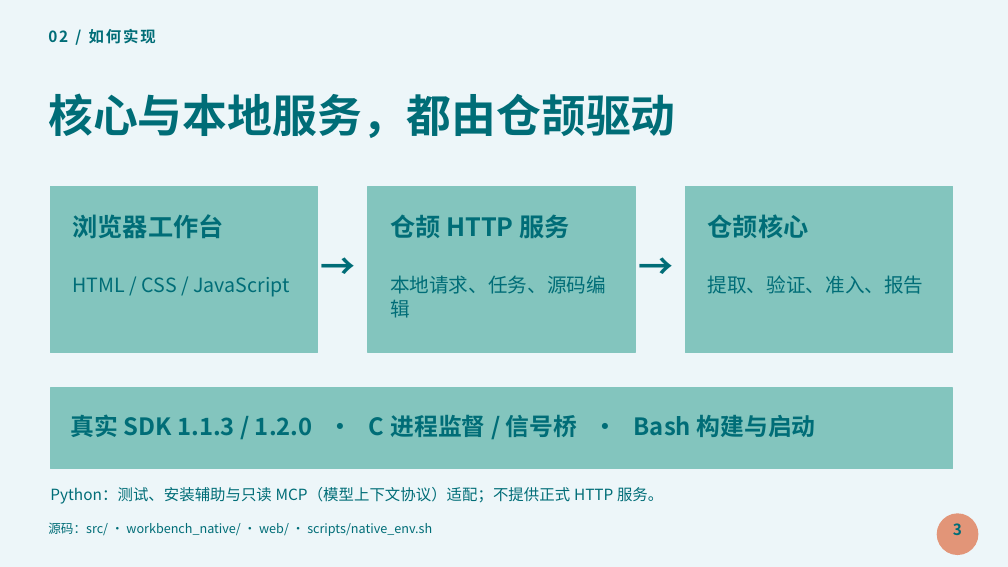
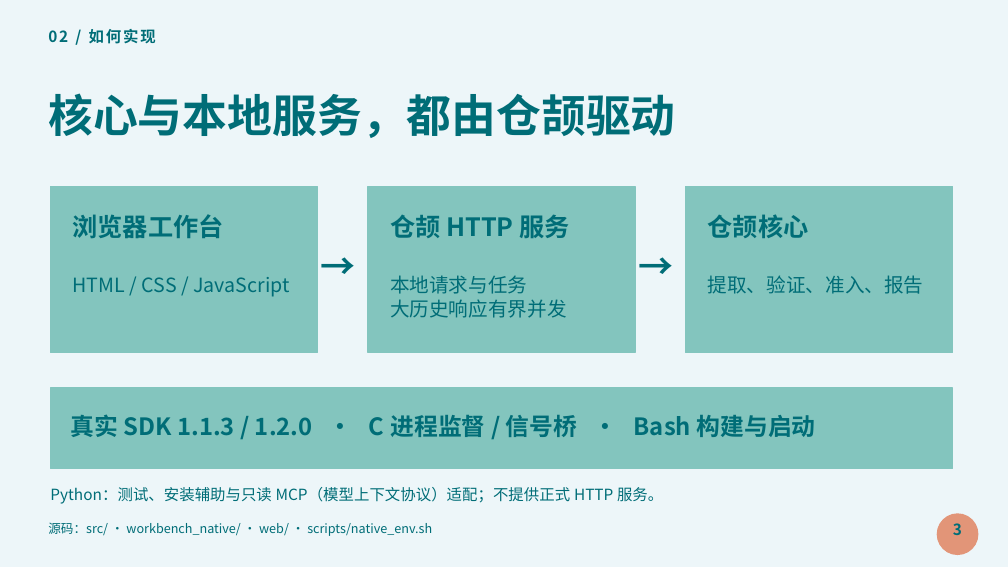
Before and after one commit to 2892480843/cj-docguard, a slide deck: slide 3 of submission/finals-2026-10-29/CJ-DocGuard-决赛答辩-20261029.pptx. Drawn at 1008x567 pixels with LibreOffice and Linux fonts; fonts in the diff are those of the drawing. Boxes give left, top, right and bottom in pixels: in the first picture for what was removed or moved away, otherwise in the second. Text is boxed around its words. In the diff, an @@ line names an element or a change of style, - is before the commit and + after.

Commit message:
fix: 限制大历史响应并发并完成122项最终回归

```diff
--- a/submission/finals-2026-10-29/CJ-DocGuard-决赛答辩-20261029.pptx
+++ b/submission/finals-2026-10-29/CJ-DocGuard-决赛答辩-20261029.pptx
@@ text at bbox=[390, 275, 567, 318]: text changed @@
-本地请求、任务、源码编辑
+本地请求与任务
+大历史响应有界并发
```
Also in this commit, not shown: 11 other files.
